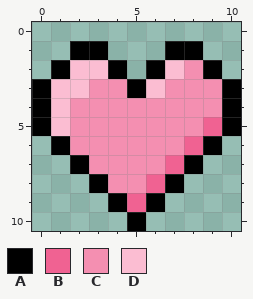
Pixel-art file, stored at res/img/icon/hp.aseprite. Above: the version before the commit.
11x11 pixels, 1 frame.
Palette (. is transparent): A #000000  B #f06292  C #f48fb1  D #fbbdd2
Pixels before, first column x 0:
 1 ..AA...AA..
 2 .ADDA.ADCA.
 3 ADDCCADCCCA
 4 ADCCCCCCCCA
 5 ADCCCCCCCBA
 6 .ACCCCCCBA.
 7 ..ACCCCBA..
 8 ...ACCBA...
 9 ....ABA....
10 .....A.....
After:
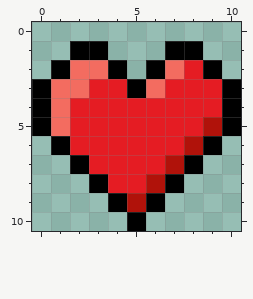
Edits made:
colour B: #f06292 -> #b0120a
colour C: #f48fb1 -> #e51c23
colour D: #fbbdd2 -> #f36c60
